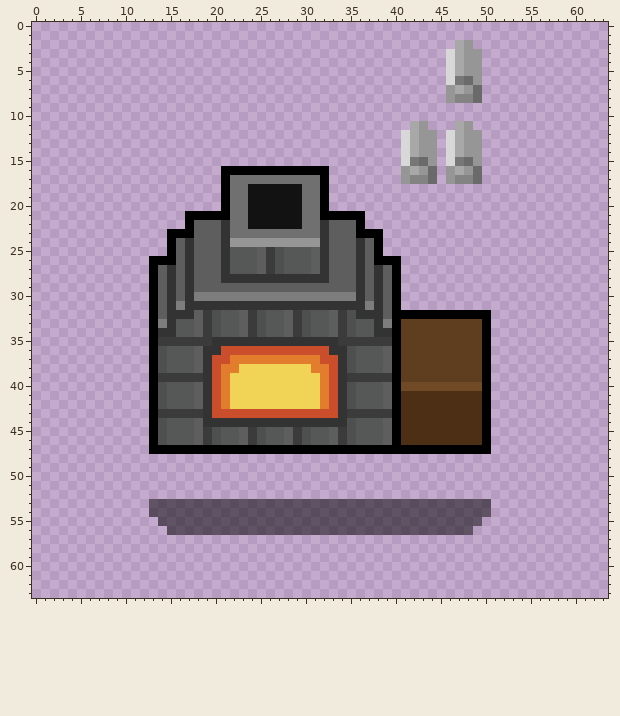
Two versions of one pixel-art file, .Aseprite Files/Interactables/Forge.ase. This is how it looked before the edit.
64x64 pixels, 1 frame. Colours within 5 levels of each other are drawn and written as one.
After the commit:
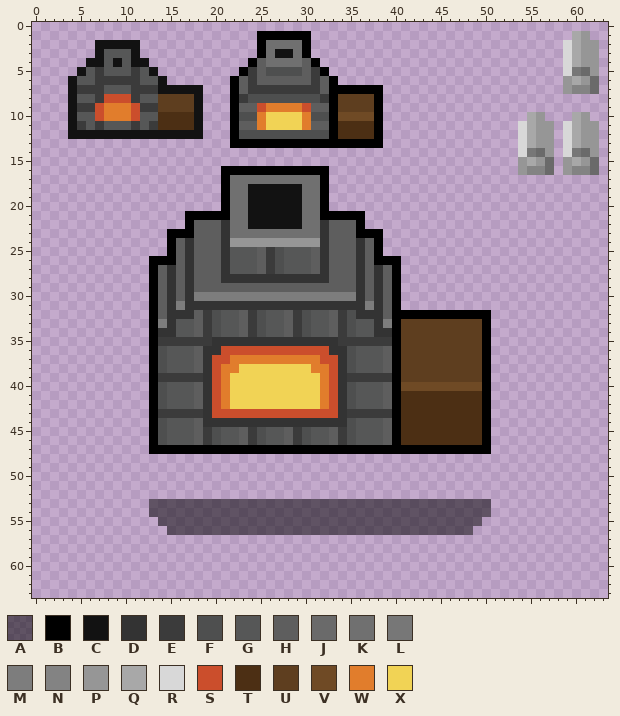
Palette (. is transparent): A #00000082  B #000000  C #121212  D #333333  E #3b3b3b  F #4e4f4f  G #565757  H #5e5e5e  J #6a6a6a  K #707070  L #777777  M #7d7d7d  N #838383  P #969696  Q #a8a8a8  R #d8d8d8  S #cb4e2c  T #4c2f14  U #5e3e1f  V #6f4a25  W #e17d2c  X #f1d355
Difference:
Changed rows in their new state; - is an unchanged pixel.
Layers "Iron", "Forge":
first column x 4:
 1 ---------------------BBBBBB-----------------------------QP-
 2 ---CCCCC-------------BKKKKB----------------..----------RQPP
 3 ---CGGGC-------------BKCCKB---------------....---------RQPP
 4 --CCGCGCC-----------BHKKKKHB--------------....---------RQPP
 5 -CGEGGGEGC---------BEHFFFFHEB-------------....---------RLJP
 6 CGGEEEEEGGC-------BHEHHHHHHEHB------------....---------PQPJ
 7 CEEEGGGEEECCCCC---BHEEEEEEEEHBBBBBB-------....---------PNNJ
 8 CGGESSSEGGUUUUC---BEFFFFFFFFEBUUUUB-------....-------------
 9 CEESWWWSEEUUUUC---BHHSWWWWSHHBUUUUB------------------------
10 CGGSWWWSGGTTTTC---BFFWXXXXWFFBVVVVB----------------QP---QP-
11 CEGEGGGEGETTTTC---BHHWXXXXWHHBTTTTB---..---..-----RQPP-RQPP
12 CCCCCCCCCCCCCCC---BFFFFFFFFFFBTTTTB--....-....----RQPP-RQPP
13 ------------------BBBBBBBBBBBBBBBBB--....-....----RQPP-RQPP
14 -------------------------------------....-....----RLJP-RLJP
15 -------------------------------------....-....----PQPJ-PQPJ
16 -------------------------------------....-....----PNNJ-PNNJ
17 -------------------------------------....-....-------------
Changed places in both pictures, as pixel boxes (x1, y1, x2, y2):
changed: (68, 31, 482, 184)
added: (518, 31, 599, 175)
